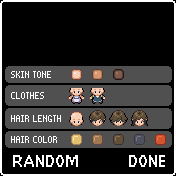
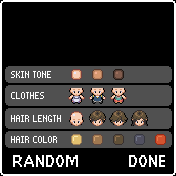
The second w=176, h=176 image is a revision of the first. Changes to its layers:
added layer "Outfit 3" in group "Clothes" over [110, 88, 127, 104]
renamed "Vest" to "Outfit 2", painted on it over [91, 93, 104, 97]
renamed "Dress" to "Outfit 1", painted on it over [69, 93, 84, 99]
